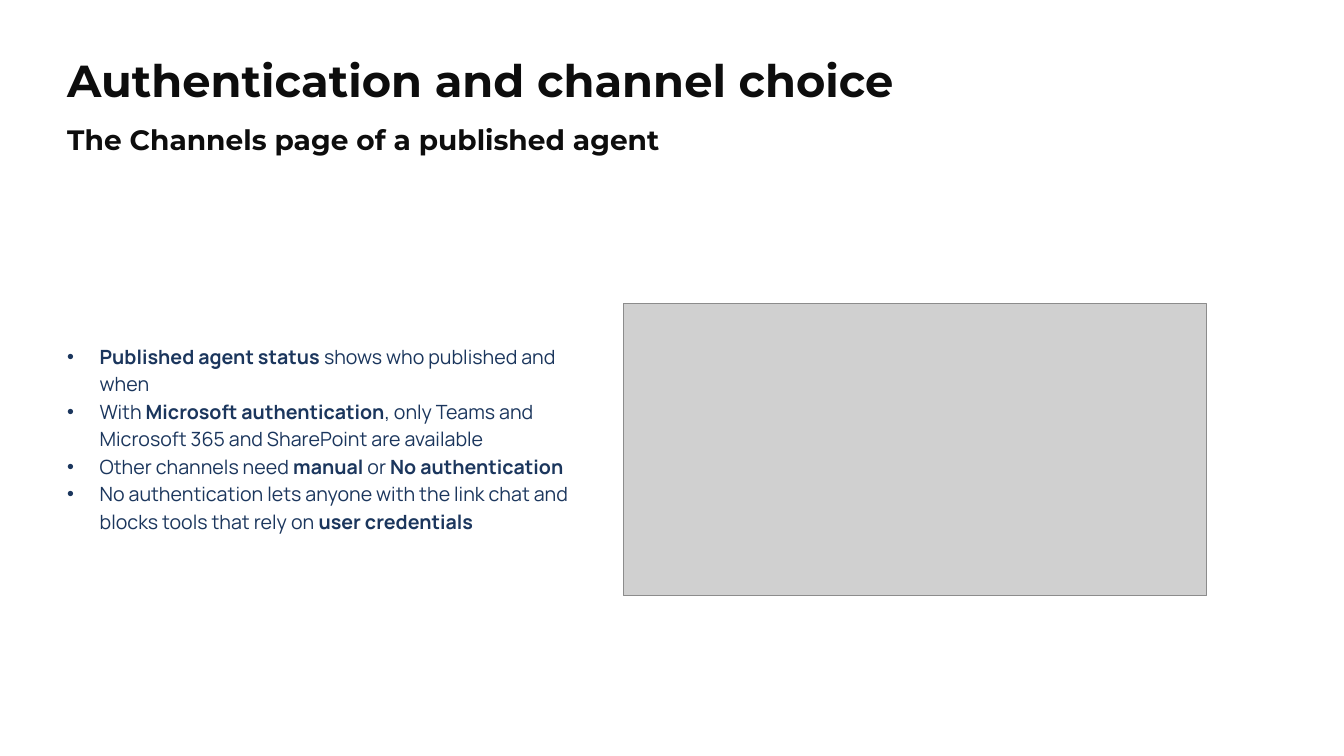
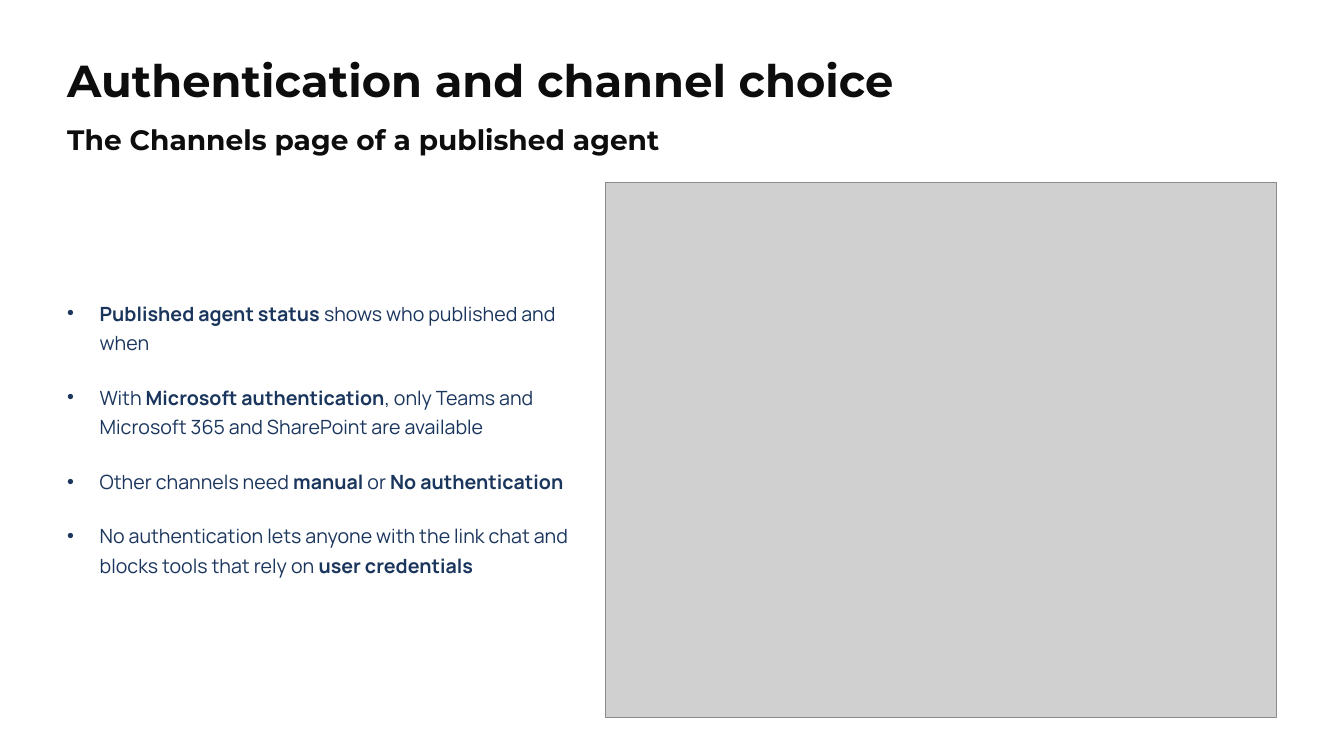
Before and after one commit to alexander-kastil/copilot-studio-agents, a slide deck: slide 12 of demos/07-cs-maintaining/pptx/07-cs-maintaining.pptx. Drawn at 1344x756 pixels with LibreOffice and Linux fonts; fonts in the diff are those of the drawing; grey boxes stand for pictures. Boxes give left, top, right and bottom in pixels: in the first picture for what was removed or moved away, otherwise in the second. Text is boxed around its words. In the diff, an @@ line names an element or a change of style, - is before the commit and + after.

```diff
--- a/demos/07-cs-maintaining/pptx/07-cs-maintaining.pptx
+++ b/demos/07-cs-maintaining/pptx/07-cs-maintaining.pptx
@@ picture: place and size @@
-picture at [623, 304, 1207, 597]
+picture at [605, 182, 1276, 717]
@@ text "Published agent status shows who ...": place and size @@
-text "Published agent status shows who ..." at [100, 349, 568, 534]
+text "Published agent status shows who ..." at [100, 306, 568, 578]
@@ text "Published agent status shows who ..." at [100, 306, 568, 578]: line spacing 1.17 to 1.25; more space between paragraphs @@
```
Also in this commit, not shown: 10 other slides changed, 39 other files.
